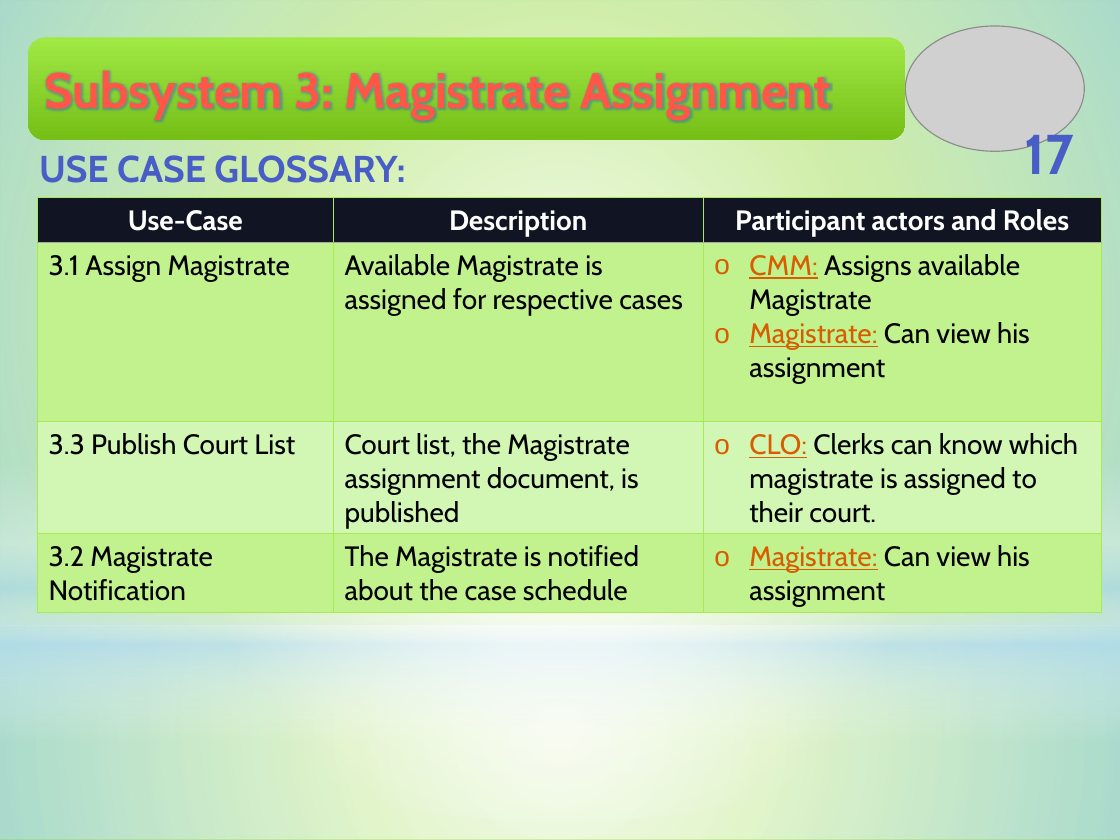
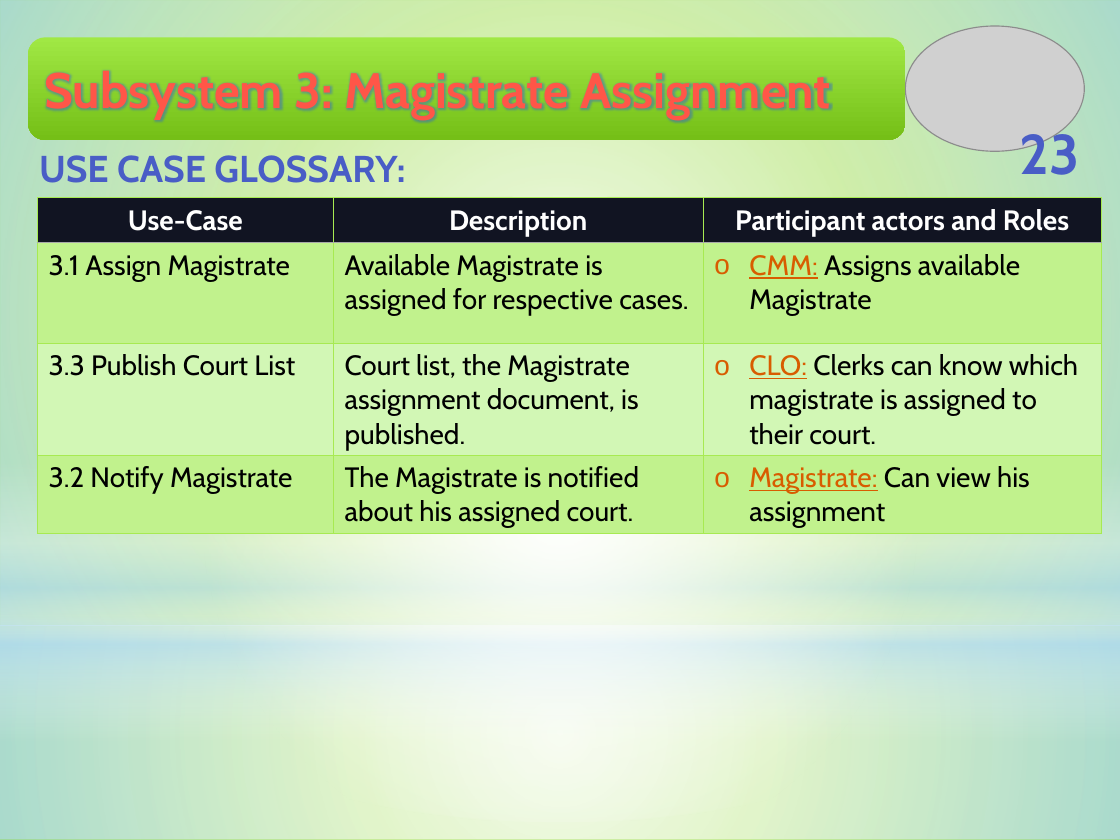
Before and after one commit to Touhid18/CSE308-Management_of_Judicial_System-1005009_1005014_1005018_1005023_1005029, a slide deck: slide 23 of final/2_Use_Case.pptx (slide 17 before the commit). Drawn at 1120x840 pixels with LibreOffice and Linux fonts; fonts in the diff are those of the drawing; grey boxes stand for pictures. Boxes give left, top, right and bottom in pixels: in the first picture for what was removed or moved away, otherwise in the second. Text is boxed around its words. In the diff, an @@ line names an element or a change of style, - is before the commit and + after.

```diff
--- a/final/2_Use_Case.pptx
+++ b/final/2_Use_Case.pptx
@@ page number at <box>1020,126,1080,175</box>: text changed @@
-17
+23
@@ table at <box>37,197,1101,544</box> @@
-row 2, column 2: Available Magistrate is assigned for respective cases
+row 2, column 2: Available Magistrate is assigned for respective cases.
-row 2, column 3: CMM: Assigns available Magistrate / Magistrate: Can view his assignment
+row 2, column 3: CMM: Assigns available Magistrate
-row 3, column 2: Court list, the Magistrate assignment document, is published
+row 3, column 2: Court list, the Magistrate assignment document, is published.
-row 4, column 1: 3.2 Magistrate Notification
+row 4, column 1: 3.2 Notify Magistrate
-row 4, column 2: The Magistrate is notified about the case schedule
+row 4, column 2: The Magistrate is notified about his assigned court.
```
Also in this commit, not shown: 6 other slides changed, 17 slides added, 1 slide removed, 7 other files.
